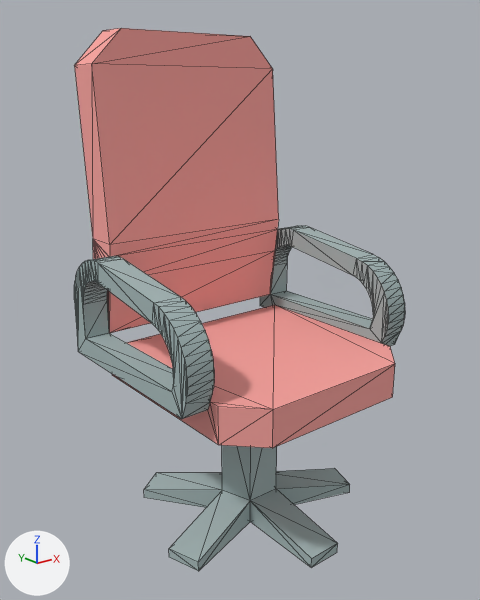
The glTF model assets/props/furniture/chairDesk.glb: old version first, new version second.
Camera for both pictures: a 50 mm lens placed at (-0.333, -0.453, 0.538), pointed at (0.158, 0.161, 0.293). Lighting does not change. The marker at lower left points along +X, +Y and +Z. The picture after the commit comes second. Mesh edges are drawn as thin lines. Vertices at exactly the same position are counted once.

Names of what the first picture shows: 'chair', 'chairDesk(Clone)'.
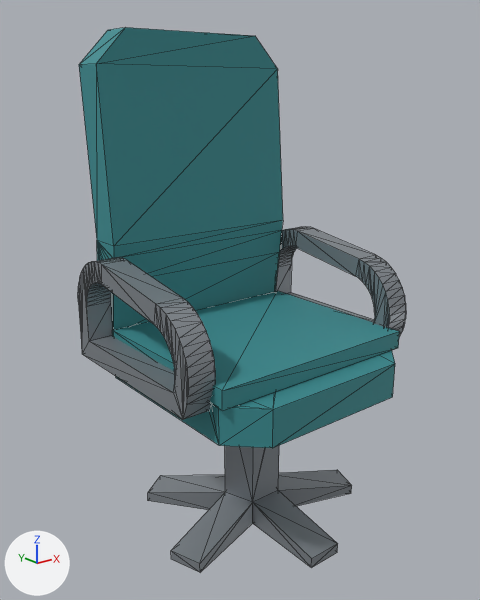
What differs and where, as boxes (x1, y1, x2, y2) in the pictures (480 x 600 px):
'chair', reshaped, rescaled: before (74, 28, 405, 448); after (78, 27, 406, 448)
'chairDesk(Clone)', reshaped, rescaled: before (144, 445, 350, 571); after (148, 446, 352, 572)
part 1 of me_mesh_chairdesk, built on: before (250, 446, 277, 501); after (253, 446, 279, 502)
part 2 of me_mesh_chairdesk, recoloured (darker): (148, 446, 350, 571) in both
part 3 of me_mesh_chair, added (cyan): after (112, 291, 400, 411)
part 4 of me_mesh_chair, built on: before (126, 305, 395, 410); after (252, 350, 395, 410)
part 5 of me_mesh_chair, recoloured: (79, 28, 395, 448) in both
part 6 of me_mesh_chair, recoloured (darker): (78, 226, 405, 419) in both

The change in detail:
Material 'copper.004' (mat_copper_004) is new.
Its base color is (0.55, 0.22, 0.1) (orange #c48159).
Its metallic is 0.7.
Its roughness is 0.35.
Material 'steel.004' (mat_steel_004) is new.
Its base color is (0.3, 0.33, 0.36) (grey #959ba2).
Its metallic is 0.5.
Its roughness is 0.4.
Material 'teal.004' (mat_teal_004) is new.
Its base color is (0.04, 0.26, 0.28) (cyan #388b90).
Its roughness is 0.7.
Material 'tealDark.004' (mat_tealdark_004) is new.
Its base color is (0.02, 0.14, 0.16) (dark cyan #27696f).
Its roughness is 0.7.
me_mesh_chairdesk is used by ob_chairdesk_clone; location (0.0, 0.0, 0.0).
Verts and faces of me_mesh_chairdesk; kept vertices keep their numbers, new ones are numbered from 36.
Before the commit, vertices of me_mesh_chairdesk: 16 (0.19, 0.123, 0.032) at pixel (276, 488), 22 (0.145, 0.123, 0.032) at pixel (250, 500), 32 (0.145, 0.123, 0.19), 33 (0.167, 0.123, 0.19), 34 (0.19, 0.123, 0.19).
me_mesh_chairdesk had 36 vertices, 68 faces and spanned x 0.024..0.311, y 0.01..0.283, z 0.0..0.19.
me_mesh_chairdesk now has 43 vertices, 75 faces and spans x 0.024..0.311, y 0.01..0.283, z 0.0..0.19.
Part 1, on me_mesh_chairdesk:
Faces deleted: (16, 34, 22), (22, 34, 32), (32, 34, 33).
New vertex 36 is at (0.186, 0.123, 0.19).
New vertex 37 is at (0.189, 0.123, 0.186).
New vertex 38 is at (0.19, 0.123, 0.184).
New vertex 39 is at (0.187, 0.123, 0.188).
New vertex 40 is at (0.145, 0.123, 0.186).
New vertex 41 is at (0.149, 0.123, 0.19).
New vertex 42 is at (0.147, 0.123, 0.188).
New faces: (22, 37, 40), (33, 41, 36), (36, 39, 38), (37, 38, 39), (36, 41, 42), (36, 42, 39).
New faces: (39, 42, 40), (37, 39, 40), (22, 38, 37), (16, 38, 22).
me_mesh_chairdesk part 2: 65 faces spanning x 0.024..0.311, y 0.01..0.283, z 0.0..0.19 switch from mat_metalmedium (grey #a4b6b6) to mat_steel_004 (grey #959ba2).
me_mesh_chair is used by ob_chair; parent ob_chairdesk_clone; location (0.167, 0.16, 0.19).
me_mesh_chair had 256 vertices, 520 faces and spanned x -0.167..0.167, y -0.16..0.154, z 0.0..0.418.
me_mesh_chair now has 365 vertices, 701 faces and spans x -0.167..0.167, y -0.16..0.166, z 0.0..0.418.
me_mesh_chair part 3: a new loose piece, a box spanning x -0.137..0.137, y -0.13..0.104, z 0.044..0.066, in mat_teal_004 (cyan #388b90).
Part 4, on me_mesh_chair:
11 faces are deleted.
23 vertices are added at x -0.141..0.135, y -0.124..0.149, z 0.033..0.057.
32 new faces join them, mat_teal_004 (cyan #388b90).
4 new faces join them, mat_steel_004 (grey #959ba2).
me_mesh_chair part 5: 84 faces spanning x -0.135..0.135, y -0.16..0.154, z 0.0..0.418 switch from mat_carpet (pink #f9a39e) to mat_teal_004 (cyan #388b90).
me_mesh_chair part 6: 425 faces spanning x -0.167..0.167, y -0.115..0.132, z 0.033..0.164 switch from mat_metalmedium (grey #a4b6b6) to mat_steel_004 (grey #959ba2).
Other edits to the shape of me_mesh_chair do not show in these pictures.
me_mesh_chair gains material mat_tealdark_004 (dark cyan #27696f).
me_mesh_chair gains material mat_copper_004 (orange #c48159).
Object 'chairDesk(Clone)' (ob_chairdesk_clone) is rescaled from (1.0, 1.0, 1.0) to (1.0, 0.963, 1.0).
